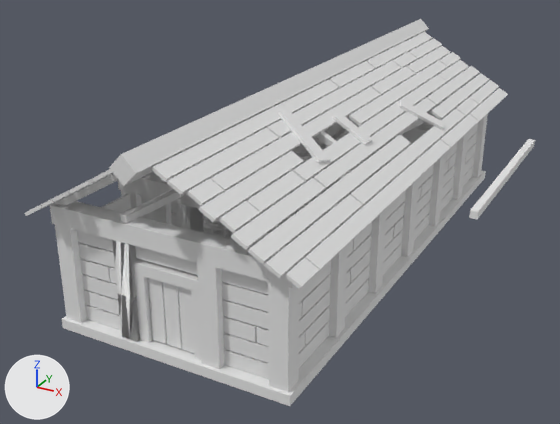
The FBX model Siberia escape/Assets/Models/barak.fbx as it was, and as the next commit left it.
The view is the same before and after, from a camera (50 mm lens) standing at (13.3, -25.0, 14.3) and looking at (-0.5, 0.1, 1.8). The lights are fixed; the arrows at lower left show +X, +Y and +Z. Where no turn or scale is listed for an object, it has been applied to the vertices. Vertices at the same position are counted once.

In view in the first picture: 'Cube.009', 'Cube.023', 'Cube.024', 'Cube.025', 'Cube.027', 'belka - dach.001', 'dach.001', 'drzwi.001', 'konstrukcja.001', 'patyki.001'.
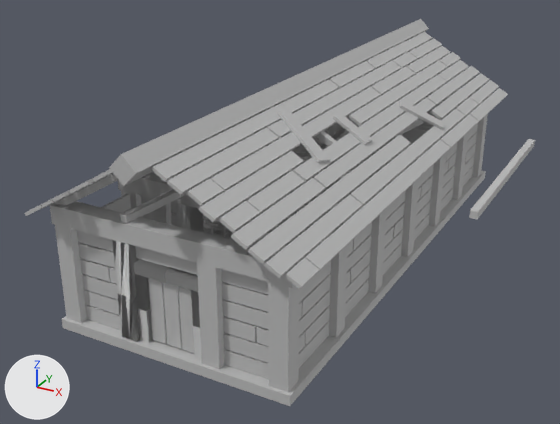
Diff of the bpy script that builds the scene:
```diff
--- a/Siberia escape/Assets/Models/barak.fbx.py
+++ b/Siberia escape/Assets/Models/barak.fbx.py
@@ mat_lambert1 @@
+mat_lambert1 = principled_material('lambert1')
+mat_lambert1.base_color = (0.5, 0.5, 0.5)  # grey #bcbcbc
@@ me_cube_057 @@
 me_cube_057.from_pydata(...)  # 48 vertices, 36 faces; spans x -7.4..8.6, y -3.0..1.0, z -0.8..2.0
+me_cube_057.materials.append(mat_lambert1)  # grey #bcbcbc
@@ me_cube_051 @@
 me_cube_051.from_pydata(...)  # 196 vertices, 153 faces; spans x -13.2..13.2, y -28.8..34.4, z -0.9..0.9
 # used by ob_cube_025; location = (0.07, 1.13, 1.88); rotation_euler = (0.0, 0.0, 3.142), in degrees (0, 0, 180); scale = (-0.329, -0.329, -2.05)
+# me_cube_051 part 5
+# 9 faces are deleted
+# 9 new faces join them
+# me_cube_051 part 6: 153 faces spanning x -13.2..13.2, y -28.8..34.4, z -0.9..0.9 switch from no material to mat_lambert1 (grey #bcbcbc)
@@ me_cube_049 @@
 me_cube_049.from_pydata(...)  # 128 vertices, 96 faces; spans x -6.64..6.36, y -0.39..0.36, z -1.0..1.0
 # used by ob_cube_023; location = (-0.12, -7.98, 2.03); rotation_euler = (1.571, 1.571, 0.0), in degrees (90, 90, 0); scale = (-0.267, -10.6, -0.0601)
+# me_cube_049 part 1
+# 9 faces are deleted
+# 9 new faces join them
+# me_cube_049 part 2: 96 faces spanning x -6.64..6.36, y -0.39..0.36, z -1.0..1.0 switch from no material to mat_lambert1 (grey #bcbcbc)
@@ me_cube_056 @@
 me_cube_056.from_pydata(...)  # 168 vertices, 126 faces; spans x -35.0..35.0, y -3.0..160.0, z 0.0..1.0
+me_cube_056.materials.append(mat_lambert1)  # grey #bcbcbc
@@ me_cube_012 @@
 me_cube_012.from_pydata(...)  # 8 vertices, 6 faces; spans x -1.0..1.0, y -17.2..17.2, z -0.1..0.1
+me_cube_012.materials.append(mat_lambert1)  # grey #bcbcbc
@@ me_cube_055 @@
 me_cube_055.from_pydata(...)  # 8 vertices, 6 faces; spans x -1.0..1.0, y -1.0..1.0, z -0.94..0.94
+me_cube_055.materials.append(mat_lambert1)  # grey #bcbcbc
@@ me_cube_050 @@
 me_cube_050.from_pydata(...)  # 384 vertices, 288 faces; spans x -1.0..14.2, y -1.0..1.0, z 5.5..140.6
 # used by ob_cube_024; location = (-4.31, 2.04, 0.53); rotation_euler = (3.142, 1.571, 0.0), in degrees (180, 90, 0); scale = (-0.267, -10.6, -0.0601)
+# me_cube_050 part 4: 288 faces spanning x -1.0..14.2, y -1.0..1.0, z 5.5..140.6 switch from no material to mat_lambert1 (grey #bcbcbc)
@@ me_cube_059 @@
 me_cube_059.from_pydata(...)  # 8 vertices, 6 faces; spans x -4.5..4.5, y -10.5..10.8, z -0.2..0.2
+me_cube_059.materials.append(mat_lambert1)  # grey #bcbcbc
@@ me_cube_054 @@
 me_cube_054.from_pydata(...)  # 568 vertices, 426 faces; spans x -6.5..26.0, y -0.9..1.0, z -2.1..83.6
 # used by ob_dach_001; location = (-3.41, 2.15, 5.1); rotation_euler = (0.0, 0.524, 3.142), in degrees (0, 30, 180); scale = (-0.267, -11.8, -0.0601)
+# me_cube_054 part 3: 426 faces spanning x -6.5..26.0, y -0.9..1.0, z -2.1..83.6 switch from no material to mat_lambert1 (grey #bcbcbc)
```

Changed parts and their boxes [x1, y1, x2, y2] in the pictures (560 x 424 px; the box of a moved part takes in the faces that stretch with it):
'konstrukcja.001', recoloured
    both: [50, 60, 490, 288]
'Cube.027', recoloured
    both: [62, 160, 486, 406]
'belka - dach.001', recoloured
    both: [109, 19, 429, 186]
'drzwi.001', recoloured
    both: [148, 278, 194, 353]
'Cube.009', recoloured (white to grey)
    both: [469, 139, 535, 219]
part 1 of me_cube_049, moved or reshaped
    both: [84, 290, 120, 315]
part 2 of me_cube_049, recoloured
    both: [77, 231, 269, 379]
part 3 of me_cube_054, recoloured (white to grey)
    both: [25, 32, 508, 289]
part 4 of me_cube_050, recoloured
    both: [101, 104, 480, 368]
part 5 of me_cube_051, moved or reshaped
    both: [134, 259, 202, 360]
part 6 of me_cube_051, recoloured
    both: [55, 114, 488, 392]
